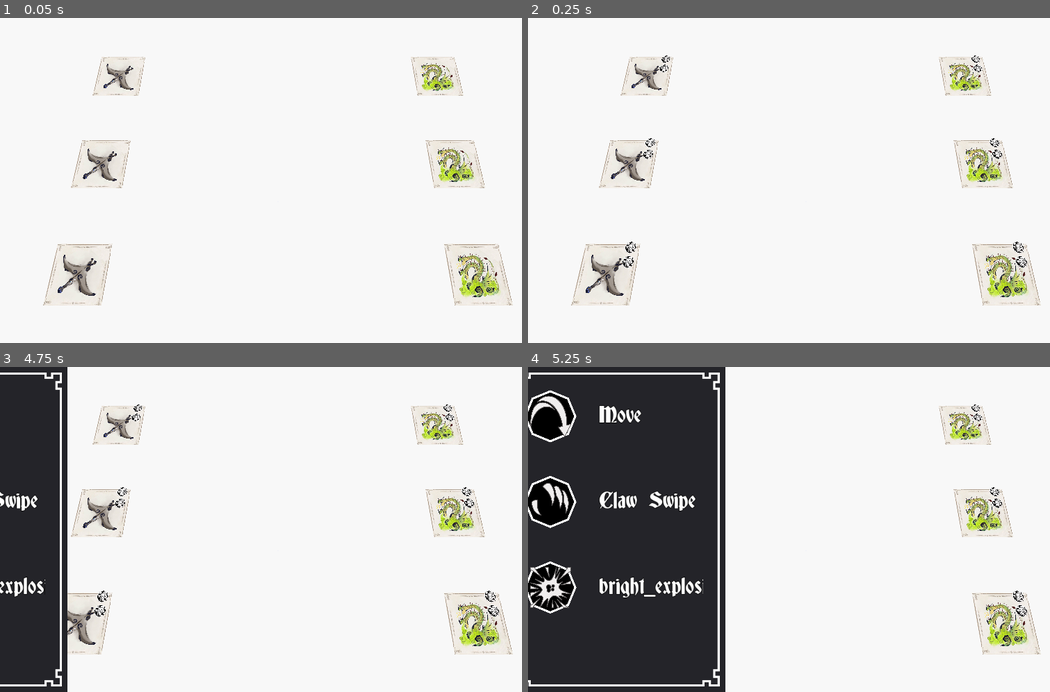
Above: before the commit, frames 1-4 (two rows, left to right).
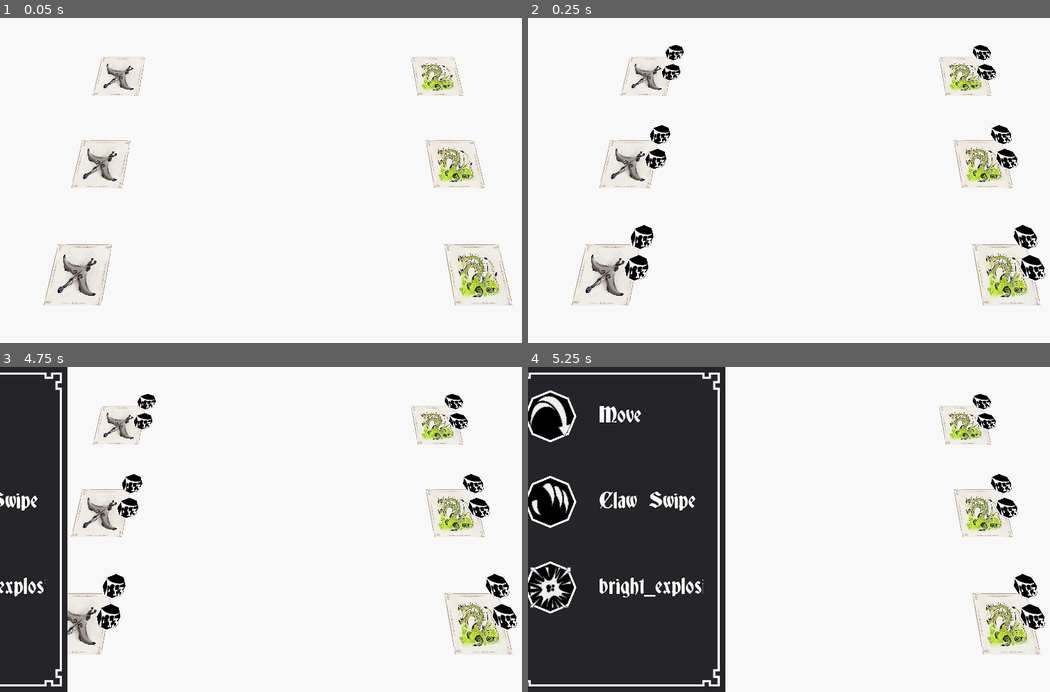
Above: after the commit, the same moments.

Repository: balmeidaa/colossal_beasts
Game: Godot game, scene res://GameboardTemplate.tscn
The game is run twice, just before and just after one commit, with the same random seed, the same clock (stepped at 60 frames per second) and the same inputs.
Inputs (mouse positions are in pixels of both pictures, inside the frame that each line leads up to):
- Up to frame 1 (0.05 s): no input
- Up to frame 2 (0.25 s): no input
- Up to frame 3 (4.75 s): tap Enter at 0.5, 2, 3.5 s; move the mouse to (401, 513) at 0.52 s; click (401, 513) at 0.67 s; tap Space at 1.25, 2.75, 4.25 s; move the mouse to (167, 545) at 1.27 s; click (167, 545) at 1.42 s; move the mouse to (334, 458) at 2.02 s; click (334, 458) at 2.17 s; move the mouse to (250, 594) at 2.77 s; click (250, 594) at 2.92 s; move the mouse to (443, 578) at 3.52 s; click (443, 578) at 3.67 s; move the mouse to (109, 480) at 4.27 s; click (109, 480) at 4.42 s
- Up to frame 4 (5.25 s): move the mouse to (835, 529) at 5.02 s; click (835, 529) at 5.17 s

Frame 1 is identical in both runs. In frame 2, 2.2% of the frame differs, in the area x 17-100%, y 8-82%; in frame 3, 2.2%; in frame 4, 1.1%.

Commit message:
Turn system WIP

Diff:
--- a/GameboardScript.gd
+++ b/GameboardScript.gd
@@ -1,11 +1,12 @@
 extends Spatial
 
-var card_maker = load("res://assets/board/Card.tscn")
+var card_maker = load("res://board/Card.tscn")
 onready var player_cards = $PlayerCards
 onready var opponent_cards = $OpponentCards
 ## posiciones iniciales de las cartas
 var player_cards_pos = []
 var opponent_cards_pos = []
+
 
 #inyectar nombres de cartas
 func _ready():
@@ -16,6 +17,8 @@
 	for _i in range(3):
 		_add_card('teryx')
 		_add_card('hydra', 'opponent')
+
+	GameHandler.emit_signal('game_ready', 'PRECOMBAT')
 
 ## para evitar bugs
 ## 1. crear instancia
--- a/GameboardTemplate.tscn
+++ b/GameboardTemplate.tscn
@@ -1,7 +1,8 @@
-[gd_scene load_steps=6 format=2]
+[gd_scene load_steps=7 format=2]
 
-[ext_resource path="res://assets/board/event_handlers/TargetSolverScript.gd" type="Script" id=1]
-[ext_resource path="res://assets/board/ui/ActionQueue.tscn" type="PackedScene" id=3]
+[ext_resource path="res://board/event_handlers/TargetSolverScript.gd" type="Script" id=1]
+[ext_resource path="res://board/event_handlers/TurnSystem.tscn" type="PackedScene" id=2]
+[ext_resource path="res://board/ui/ActionQueue.tscn" type="PackedScene" id=3]
 [ext_resource path="res://GameboardScript.gd" type="Script" id=4]
 
 [sub_resource type="ProceduralSky" id=1]
@@ -19,6 +20,8 @@
 
 [node name="Gameboard" type="Spatial"]
 script = ExtResource( 4 )
+
+[node name="TurnSystem" parent="." instance=ExtResource( 2 )]
 
 [node name="TargetSolver" type="Spatial" parent="."]
 script = ExtResource( 1 )
--- a/assets/board/Card.tscn
+++ b/board/Card.tscn
@@ -1,14 +1,14 @@
 [gd_scene load_steps=8 format=2]
 
 [ext_resource path="res://assets/beast_img/teryx.jpg" type="Texture" id=1]
-[ext_resource path="res://assets/board/card_ui/StatusContainer.tscn" type="PackedScene" id=2]
-[ext_resource path="res://assets/board/CardScript.gd" type="Script" id=3]
-[ext_resource path="res://assets/board/card_ui/ActionMenu.tscn" type="PackedScene" id=4]
-[ext_resource path="res://assets/board/CardViewportScript.gd" type="Script" id=5]
+[ext_resource path="res://board/card_ui/BuffContainer.tscn" type="PackedScene" id=2]
+[ext_resource path="res://board/CardScript.gd" type="Script" id=3]
+[ext_resource path="res://board/card_ui/ActionMenu.tscn" type="PackedScene" id=4]
+[ext_resource path="res://board/CardViewportScript.gd" type="Script" id=5]
 
 [sub_resource type="ViewportTexture" id=1]
 flags = 4
-viewport_path = NodePath("StatusViewport")
+viewport_path = NodePath("BuffViewport")
 
 [sub_resource type="BoxShape" id=2]
 
@@ -19,7 +19,7 @@
 texture = ExtResource( 1 )
 script = ExtResource( 3 )
 
-[node name="StatusViewport" type="Viewport" parent="."]
+[node name="BuffViewport" type="Viewport" parent="."]
 size = Vector2( 500, 500 )
 transparent_bg = true
 handle_input_locally = false
@@ -32,12 +32,12 @@
 gui_snap_controls_to_pixels = false
 script = ExtResource( 5 )
 
-[node name="StatusContainer" parent="StatusViewport" instance=ExtResource( 2 )]
+[node name="BuffContainer" parent="BuffViewport" instance=ExtResource( 2 )]
 
-[node name="StatusUI" type="Sprite3D" parent="."]
-transform = Transform( 2, 0, -3.34075e-22, 0, 2, 0, -3.34075e-22, 0, 2, 9.53461, 5.04006, 1.48306e-07 )
+[node name="BuffHUD" type="Sprite3D" parent="."]
+transform = Transform( 2, 0, 0, 0, 2, 0, -4.23516e-22, 0, 2, 17.096, 5.71587, 1.63076e-07 )
 sorting_offset = 5.0
-pixel_size = 0.014
+pixel_size = 0.03
 double_sided = false
 render_priority = 2
 texture = SubResource( 1 )
--- a/assets/board/CardScript.gd
+++ b/board/CardScript.gd
@@ -3,6 +3,7 @@
 export var desired_world_height  := 12.0 #deprecate
 onready var action_menu = $ActionMenu
 
+var actions_remaining = 2
 var card_info = {}
 
 func _ready():
@@ -31,6 +32,17 @@
 					action_menu.toggle_menu()
 	return null
 
+func can_play_action():
+	return true if actions_remaining > 0 else false
+
+func decrease_actions_remaining():
+	if can_play_action():
+		actions_remaining = actions_remaining - 1
+	else: ## debug porposes
+		print('bugsote')
+
+func reset_actions_remaining():
+	actions_remaining = 2
 
 func get_img_card():
 	return card_info['icon']
--- a/assets/board/card_ui/ActionMenu.tscn
+++ b/board/card_ui/ActionMenu.tscn
@@ -1,6 +1,6 @@
 [gd_scene load_steps=4 format=2]
 
-[ext_resource path="res://assets/board/card_ui/ActionMenuScript.gd" type="Script" id=1]
+[ext_resource path="res://board/card_ui/ActionMenuScript.gd" type="Script" id=1]
 [ext_resource path="res://assets/ui_textures/panel-border.png" type="Texture" id=3]
 [ext_resource path="res://assets/resources/main_theme.tres" type="Theme" id=4]
 
--- a/assets/board/card_ui/ActionMenuScript.gd
+++ b/board/card_ui/ActionMenuScript.gd
@@ -5,7 +5,7 @@
 onready var control_ui = $Control
 onready var vbox_ui = $Control/Panel/Scroll/VBox
 
-var actionUI := preload("res://assets/board/card_ui/ActionUI.tscn")
+var actionUI := preload("res://board/card_ui/ActionUI.tscn")
 
 export var anim_time := 1.0
 
@@ -17,7 +17,6 @@
 
 func _ready():
 # TODO  Si este menu no pertenece al jugador, esconder menu
-
 	viewport_size = get_viewport().size
 	control_ui.rect_position.x =  - viewport_size.x
 	hide_pos = control_ui.rect_position.x -  viewport_size.x
--- a/assets/board/card_ui/ActionUI.tscn
+++ b/board/card_ui/ActionUI.tscn
@@ -1,7 +1,7 @@
 [gd_scene load_steps=4 format=2]
 
 [ext_resource path="res://assets/icons/hydra-shot.png" type="Texture" id=1]
-[ext_resource path="res://assets/board/card_ui/ActionUIScript.gd" type="Script" id=2]
+[ext_resource path="res://board/card_ui/ActionUIScript.gd" type="Script" id=2]
 [ext_resource path="res://assets/resources/NormalFont.tres" type="DynamicFont" id=3]
 
 [node name="ActionUI" type="Control"]
--- a/assets/board/card_ui/ActionUIScript.gd
+++ b/board/card_ui/ActionUIScript.gd
@@ -9,6 +9,7 @@
 	"script_name": ''
 }
 
+var parent_card = null
 
 ####UI
 onready var title_label = $HBoxContainer/Title
@@ -21,7 +22,7 @@
 	##auto conectarse
 
 func load_action(action_data, card_node, menu_node):
-
+	parent_card = card_node
 	action_taken["card_played"] = card_node
 	action_taken["action_icon"] = action_data["icon"]
 	action_taken["script_name"] = action_data["script_name"]
@@ -34,6 +35,10 @@
 
 
 func _on_ActionUI_gui_input(event):
+	# no hay mas acciones disponible para el jugador
+	if not parent_card and not parent_card.can_play_action():
+		return
+
 	if event is InputEventMouseButton:
 		if event.button_index == BUTTON_LEFT and event.pressed:
 			GameHandler.target_solver.establish_action(action_taken)
--- a/assets/board/card_ui/StatusContainer.tscn
+++ b/board/card_ui/BuffContainer.tscn
@@ -1,11 +1,11 @@
 [gd_scene load_steps=4 format=2]
 
-[ext_resource path="res://assets/board/card_ui/Icon.tscn" type="PackedScene" id=2]
-[ext_resource path="res://assets/board/card_ui/VBoxResizeScript.gd" type="Script" id=3]
-[ext_resource path="res://assets/board/card_ui/StatusContainerScript.gd" type="Script" id=5]
+[ext_resource path="res://board/card_ui/VBoxResizeScript.gd" type="Script" id=1]
+[ext_resource path="res://board/card_ui/BuffContainerScript.gd" type="Script" id=2]
+[ext_resource path="res://board/card_ui/Icon.tscn" type="PackedScene" id=3]
 
-[node name="StatusContainer" type="CanvasLayer"]
-script = ExtResource( 5 )
+[node name="BuffContainer" type="CanvasLayer"]
+script = ExtResource( 2 )
 
 [node name="Control" type="Control" parent="."]
 anchor_bottom = 1.0
@@ -19,15 +19,15 @@
 rect_min_size = Vector2( 200, 0 )
 custom_constants/separation = 10
 alignment = 1
-script = ExtResource( 3 )
+script = ExtResource( 1 )
 
-[node name="Icon" parent="Control/VBox" instance=ExtResource( 2 )]
+[node name="Icon" parent="Control/VBox" instance=ExtResource( 3 )]
 margin_left = 36.0
 margin_top = 167.0
 margin_right = 164.0
 margin_bottom = 295.0
 
-[node name="Icon2" parent="Control/VBox" instance=ExtResource( 2 )]
+[node name="Icon2" parent="Control/VBox" instance=ExtResource( 3 )]
 margin_left = 36.0
 margin_top = 305.0
 margin_right = 164.0
--- a/assets/board/card_ui/Icon.tscn
+++ b/board/card_ui/Icon.tscn
@@ -1,6 +1,6 @@
 [gd_scene load_steps=4 format=2]
 
-[ext_resource path="res://assets/icons/effect-poison.png" type="Texture" id=1]
+[ext_resource path="res://assets/icons/effect-bleeding.png" type="Texture" id=1]
 [ext_resource path="res://assets/fonts/Deutsch.ttf" type="DynamicFontData" id=2]
 
 [sub_resource type="DynamicFont" id=1]
--- a/assets/board/event_handlers/TargetSolverScript.gd
+++ b/board/event_handlers/TargetSolverScript.gd
@@ -26,26 +26,26 @@
 
 	if selected_target:
 		var ok_target = verify_identity(action_saved['objective_type'], selected_target)
+		print(ok_target)
 		if  ok_target:
 			action_saved['target'] = selected_target
-			GameHandler.action_queue.add_ui_action_Q(action_saved)
+			action_saved["card_played"].decrease_actions_remaining()
+			GameHandler.turn_system.add_action(action_saved)
 
 		reset_state()
 
-
-
-
-
-func _input(event):
-	if input_active == false:
-		return
+#func _input(event):
+#	if input_active == false:
+#		return
 	#TODO
 	# tal vez resetear el target solver si no obtiene click en ningun objeto valido
 	# cancelar si usuario hace clic y no hay objetivo seleccionado
-	if event is InputEventMouseButton and event.pressed:
-		if event.button_index == BUTTON_LEFT:
-			print(selected_target)
-			#input_active = false
+	#aqui no cancelar la accion, ya que no detecta si objetivo fue seleccionado (este evento pasa primero)
+
+#	if event is InputEventMouseButton and event.pressed:
+#		if event.button_index == BUTTON_LEFT:
+#			print(selected_target)
+#			#input_active = false
 
 
 	#target solver no tendria q procesar input para evitar bogs
@@ -63,13 +63,14 @@
 
 
 
+
 func verify_identity(objective_type, target):
 	match(objective_type):
 		'ally':
 			return target.is_in_group('player_cards')
 		'enemy':
 			return target.is_in_group('opponent_cards')
-		_:
+		_: #falta implementar objetivo de area, y objetivo libre
 			print('Something wrong')
 	#
 	return false
@@ -77,3 +78,4 @@
 func reset_state()	:
 	action_saved = null
 	input_active = false
+	selected_target = null
--- /dev/null
+++ b/board/event_handlers/TurnSystem.tscn
@@ -0,0 +1,6 @@
+[gd_scene load_steps=2 format=2]
+
+[ext_resource path="res://board/event_handlers/TurnSystemScript.gd" type="Script" id=1]
+
+[node name="TurnSystem" type="Node"]
+script = ExtResource( 1 )
--- /dev/null
+++ b/board/event_handlers/TurnSystemScript.gd
@@ -0,0 +1,65 @@
+extends Node
+
+
+enum States {IDLE, PRECOMBAT, TURN, POSTCOMBAT}
+##variables de control de turno
+var state = States.IDLE
+var active_turn = ''
+var turn_finished = false
+#acciones
+var action_q = []
+##donde evaluar que el jugador ya hizo todas sus acciones posibles?
+##al momento de ejecutar accion como saber esperar y ejecutar la siguiente?
+
+func _ready():
+	GameHandler.connect("game_ready", self, 'set_state')
+	GameHandler.connect("turn_finished", self, 'turn_finished') #necesita boton de terminar turno para aplicar
+	GameHandler.turn_system = self
+	active_turn = 'player'
+
+## un ciclo de la maquina es un turno completo x jugador, despues se cambia al turno del oponente
+func _process(_delta):
+	match(state):
+		States.PRECOMBAT:
+			#obtener y aplicar efectos que apliquen antes de combate
+			set_state(States.TURN)
+		States.TURN: ## solo este estado aguarda hasta q el jugador termine el turno
+			#procesar acciones pendientes
+			if turn_finished:
+				try_wrap_turn()
+
+
+		States.POSTCOMBAT:
+			#obtener y aplicar efectos que apliquen despues de combate
+			pass
+			change_turn()
+			set_state(States.PRECOMBAT)
+		States.IDLE:
+			pass
+
+
+func change_turn():
+	if active_turn == 'player':
+		active_turn = 'opponent'
+		get_tree().call_group("opponent_cards", "reset_actions_remaining")
+	else:
+		active_turn = 'player'
+		get_tree().call_group("player_cards", "reset_actions_remaining")
+
+
+func try_wrap_turn():
+	if action_q.empty(): ## tal vez esperar que termine alguna animacion pendiente antes de cambiar turno
+		set_state(States.POSTCOMBAT)
+
+# no agregar mas accion si el jugador ya termino su turno
+# no abrir el menu de accion
+func add_action(action):
+	if turn_finished:
+		return
+	action_q.append(action)
+
+func turn_finished():
+	turn_finished = true
+
+func set_state(new_state):
+	state = new_state
--- a/assets/board/event_handlers/game_handler.gd
+++ b/board/event_handlers/game_handler.gd
@@ -1,9 +1,14 @@
 extends Node
 
-## maneja todos los eventos dentro del juego
+## maneja todos los eventos dentro del juego para interfaces!
 var active_menu = null
-var action_queue = null
+var turn_system = null
 var target_solver = null
+
+signal game_ready
+signal game_over
+signal next_turn
+
 
 func _ready():
 	pass
--- a/assets/board/ui/ActionQueue.tscn
+++ b/board/ui/ActionQueue.tscn
@@ -1,6 +1,6 @@
 [gd_scene load_steps=2 format=2]
 
-[ext_resource path="res://assets/board/ui/ActionQueueScript.gd" type="Script" id=2]
+[ext_resource path="res://board/ui/ActionQueueScript.gd" type="Script" id=2]
 
 [node name="ActionQueue" type="CanvasLayer"]
 script = ExtResource( 2 )
--- a/assets/board/ui/ActionQueueScript.gd
+++ b/board/ui/ActionQueueScript.gd
@@ -4,15 +4,15 @@
 onready var player_q_ui = $HBox/Player
 onready var opponent_q_ui = $HBox/Opponent
 
-var mini_card = preload("res://assets/board/ui/CardMini.tscn")
+var mini_card = preload("res://board/ui/CardMini.tscn")
 
 const max_q_size = 3
 
 var player_q = []
 var opponent_q = []
 
-func _ready():
-	GameHandler.action_queue = self
+#func _ready():
+#	GameHandler.action_queue = self
 
 func add_ui_action_Q(action_taken, entity = 'player'):
 
--- a/assets/board/ui/CardMini.tscn
+++ b/board/ui/CardMini.tscn
@@ -3,7 +3,7 @@
 [ext_resource path="res://assets/beast_img/hydra.jpg" type="Texture" id=1]
 [ext_resource path="res://assets/resources/NormalFont.tres" type="DynamicFont" id=2]
 [ext_resource path="res://assets/icons/impact-point.png" type="Texture" id=3]
-[ext_resource path="res://assets/board/ui/CardMiniScript.gd" type="Script" id=4]
+[ext_resource path="res://board/ui/CardMiniScript.gd" type="Script" id=4]
 
 [node name="CardMini" type="TextureRect"]
 margin_right = 100.0
--- a/project.godot
+++ b/project.godot
@@ -26,8 +26,8 @@
 
 [autoload]
 
-GameHandler="*res://assets/board/event_handlers/game_handler.gd"
-GameData="*res://assets/board/event_handlers/game_data.gd"
+GameHandler="*res://board/event_handlers/game_handler.gd"
+GameData="*res://board/event_handlers/game_data.gd"
 
 [gui]
 
Binary file added: assets/beast_img/woler.jpeg
Binary file added: assets/icons/action_points.png
Renamed: assets/board/CardViewportScript.gd -> board/CardViewportScript.gd
Renamed: assets/board/TileBoard.tscn -> board/TileBoard.tscn
Renamed: assets/board/card_ui/StatusContainerScript.gd -> board/card_ui/BuffContainerScript.gd
Renamed: assets/board/card_ui/VBoxResizeScript.gd -> board/card_ui/VBoxResizeScript.gd
Renamed: assets/board/event_handlers/game_data.gd -> board/event_handlers/game_data.gd
Renamed: assets/board/ui/CardMiniScript.gd -> board/ui/CardMiniScript.gd
